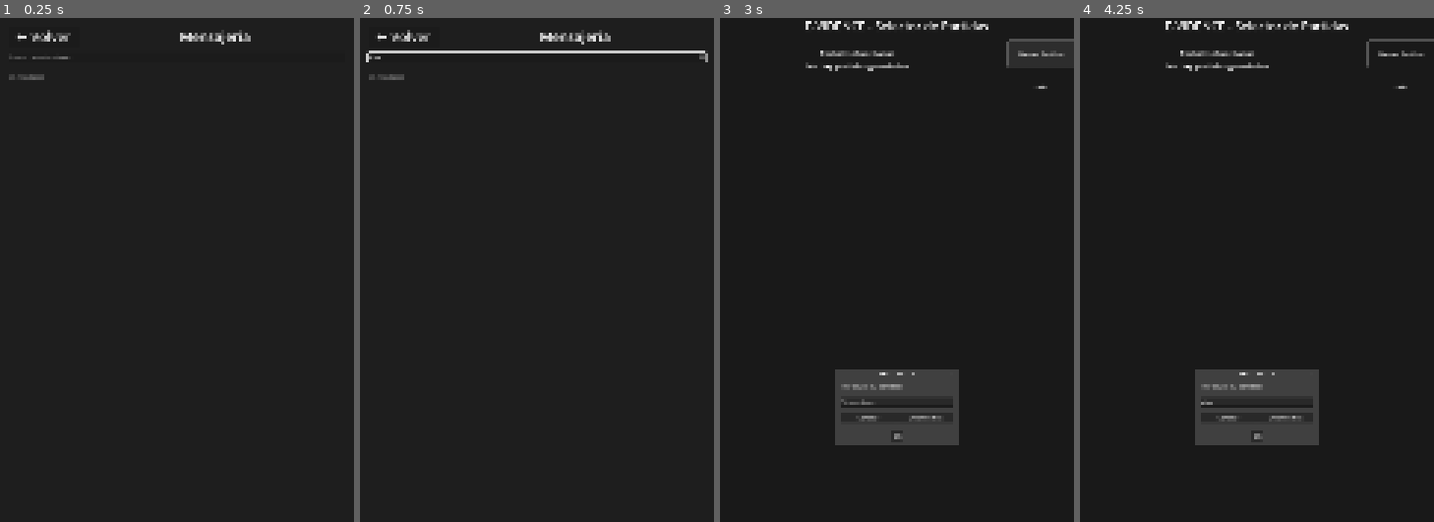
Above: before the commit, frames 1-4 (left to right).
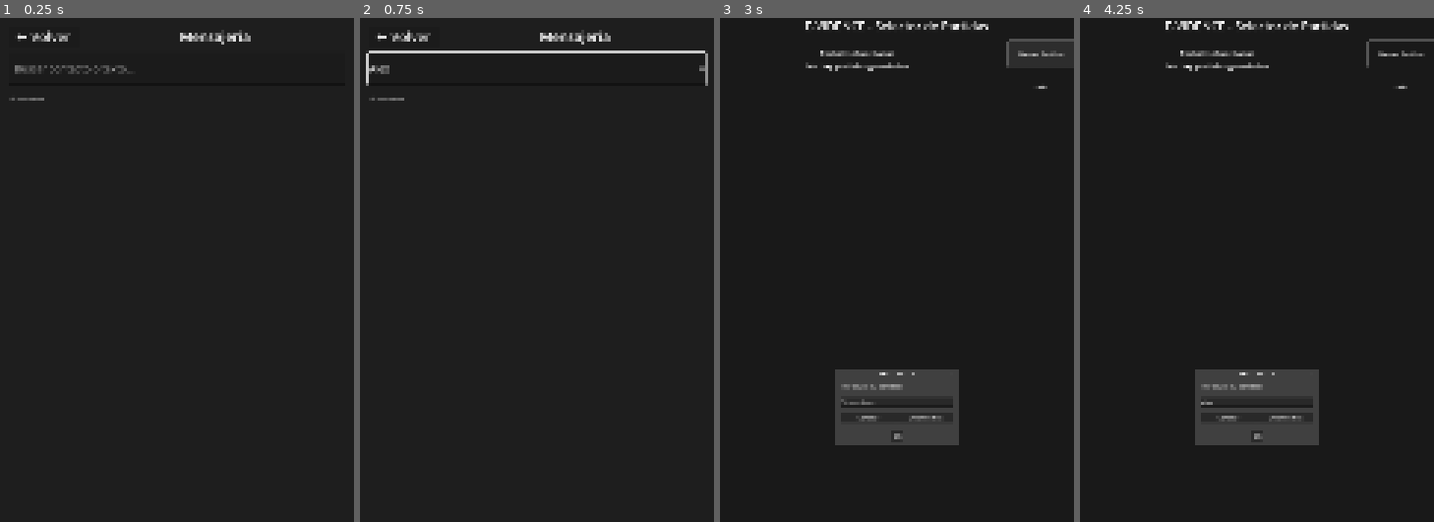
Above: after the commit, the same moments.

Repository: RGVylar/e-vidence
Game: Godot game, scene res://scenes/apps/Messaging.tscn
The game is run twice, just before and just after one commit, with the same random seed, the same clock (stepped at 60 frames per second) and the same inputs. This scene is started directly instead of the project's main scene.
Inputs (mouse positions are in pixels of both pictures, inside the frame that each line leads up to):
- Up to frame 1 (0.25 s): no input
- Up to frame 2 (0.75 s): click (537, 58) at 0.52 s; type "Alex" at 0.6 s
- Up to frame 3 (3 s): click "⬅ Volver" at 1.25 s; click "⬅ Volver" at 2 s; click "Nueva Partida" at 2.75 s
- Up to frame 4 (4.25 s): click (1257, 401) at 3.52 s; type "Alex" at 3.6 s

The runs differ from the first frame. In frame 1, 0.5% of the frame differs, in the area x 2-37%, y 7-17%; in frame 2, 0.4%; in frame 3, less than 0.1%; in frame 4, less than 0.1%.

Commit message:
fix: update version to v0.0.3 and adjust placeholder text in Messaging scene

Diff:
--- a/project/scenes/Main.tscn
+++ b/project/scenes/Main.tscn
@@ -81,5 +81,5 @@
 grow_horizontal = 2
 grow_vertical = 2
 theme_override_font_sizes/font_size = 16
-text = "v0.0.1 demo"
+text = "v0.0.3 demo"
 horizontal_alignment = 1
--- a/project/scenes/apps/Messaging.tscn
+++ b/project/scenes/apps/Messaging.tscn
@@ -57,8 +57,10 @@
 
 [node name="Search" type="LineEdit" parent="MarginContainer/VBoxContainer"]
 unique_name_in_owner = true
+custom_minimum_size = Vector2(0, 100)
 layout_mode = 2
-placeholder_text = "Buscar contacto o texto…"
+theme_override_font_sizes/font_size = 30
+placeholder_text = "  Buscar contacto o texto…"
 clear_button_enabled = true
 
 [node name="Center" type="CenterContainer" parent="MarginContainer/VBoxContainer"]
